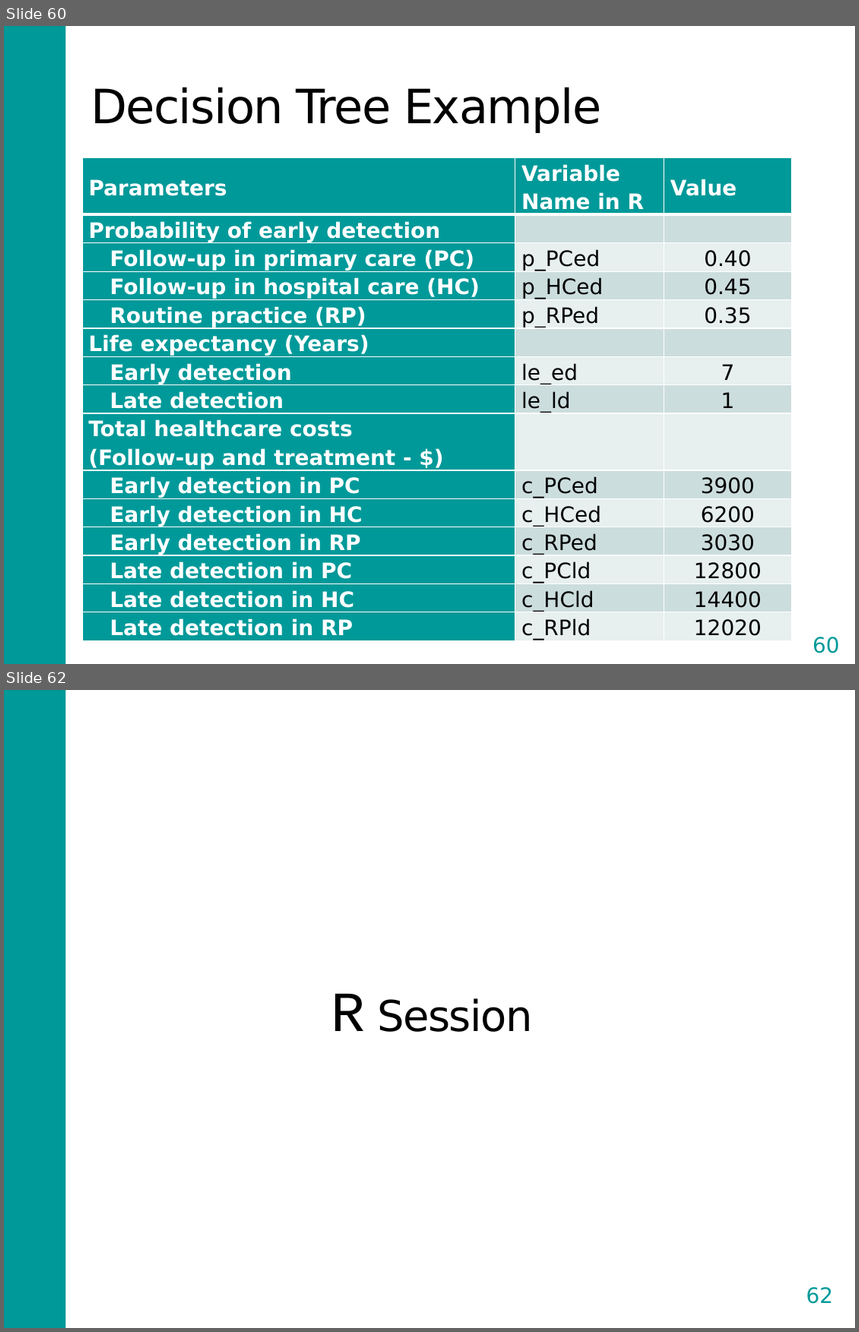
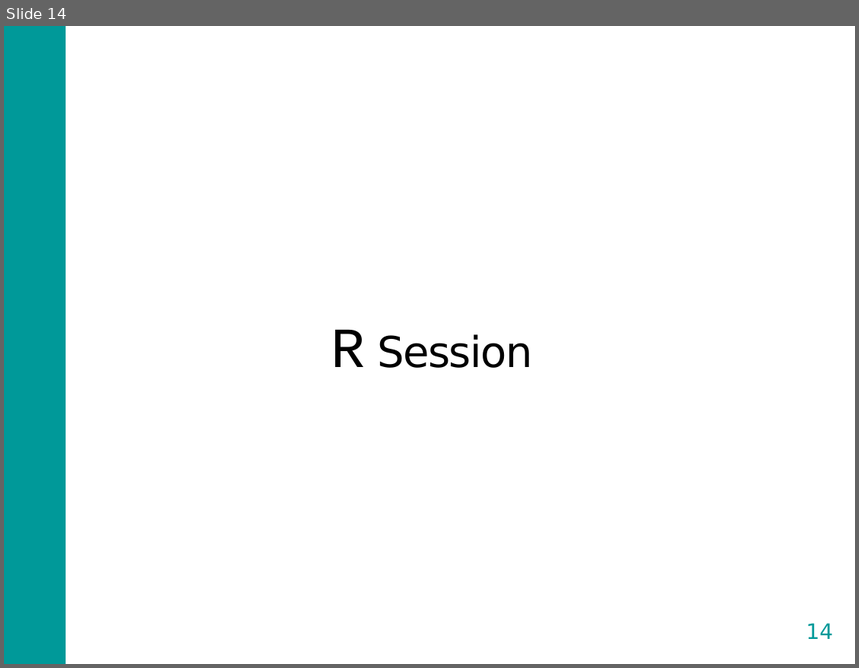
Before and after one commit to DARTH-git/Course-Modularization, a slide deck: Decision trees/Slides/CEA and Decision Modeling Overview_with Decision tree slides.pptx. Shown one above the other, each under a label of ours: slides 60 and 62 before the commit, slide 14 after it; the slides between them are not shown. The pictures are 859x1332 and 859x668 pixels, drawn with LibreOffice and Linux fonts; fonts in the diff are those of the drawing. Boxes give left, top, right and bottom in pixels: in the first picture for what was removed or moved away, otherwise in the second. Text is boxed around its words. In the diff, an @@ line names an element or a change of style, - is before the commit and + after.

```diff
--- a/Decision trees/Slides/CEA and Decision Modeling Overview_with Decision tree slides.pptx
+++ b/Decision trees/Slides/CEA and Decision Modeling Overview_with Decision tree slides.pptx
@@ slide 60 removed at (4, 26, 855, 664), background #FFFFFF; not listed: 1 template element that a slide beside it also shows @@
@@ title removed at (91, 87, 601, 133) @@
-Decision Tree Example
@@ table removed at (82, 158, 792, 644), 15 rows, 3 columns @@
-Parameters | Variable Name in R | Value
-Probability of early detection |  | 
-Follow-up in primary care (PC) | p_PCed | 0.40
-Follow-up in hospital care (HC) | p_HCed | 0.45
-Routine practice (RP) | p_RPed | 0.35
-Life expectancy (Years) |  | 
-Early detection | le_ed | 7
-Late detection | le_ld | 1
-Total healthcare costs / (Follow-up and treatment - $) |  | 
-Early detection in PC | c_PCed | 3900
-Early detection in HC | c_HCed | 6200
-Early detection in RP | c_RPed | 3030
-Late detection in PC | c_PCld | 12800
-Late detection in HC | c_HCld | 14400
-Late detection in RP | c_RPld | 12020
@@ page number removed at (800, 627, 852, 664) @@
-60
@@ what was slide 62 is now slide 14 @@
@@ page number at (807, 623, 834, 639): text changed @@
-62
+14
```
Also in this commit, not shown: 4 slides changed, 47 other slides removed, 13 other files.
